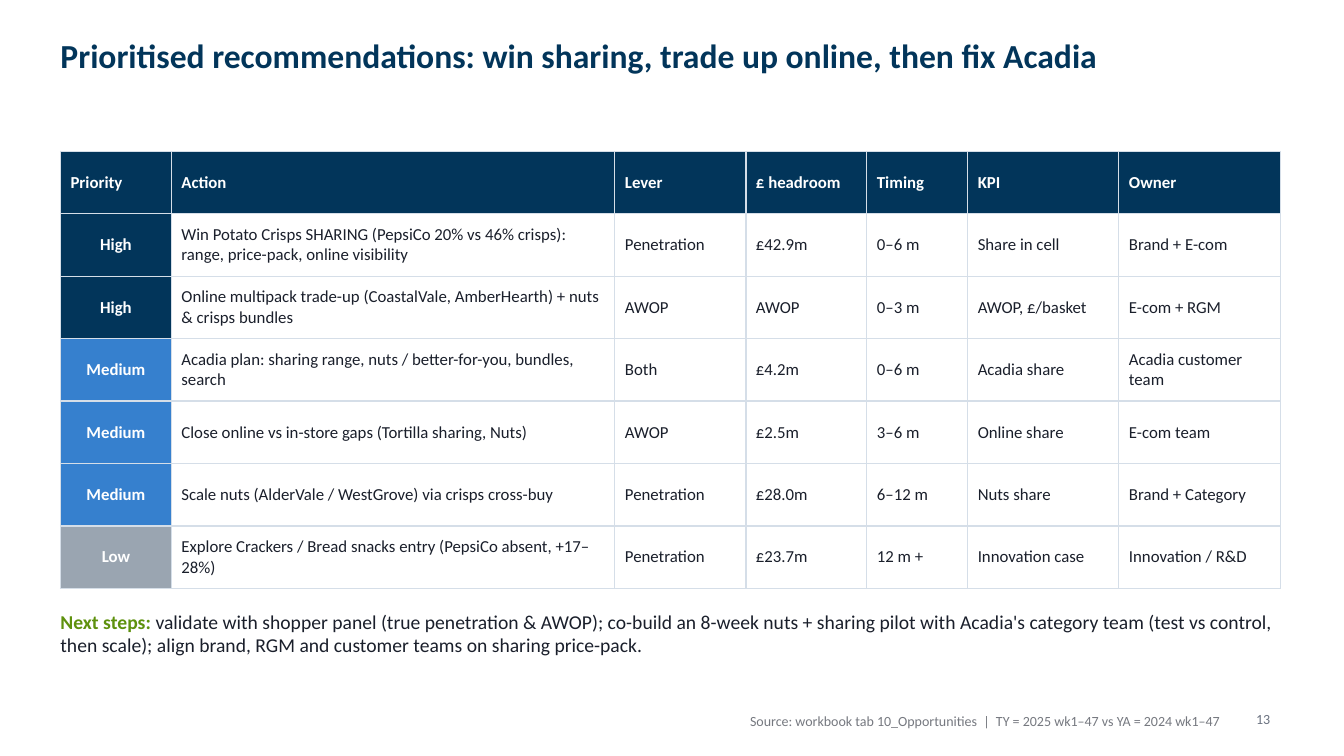
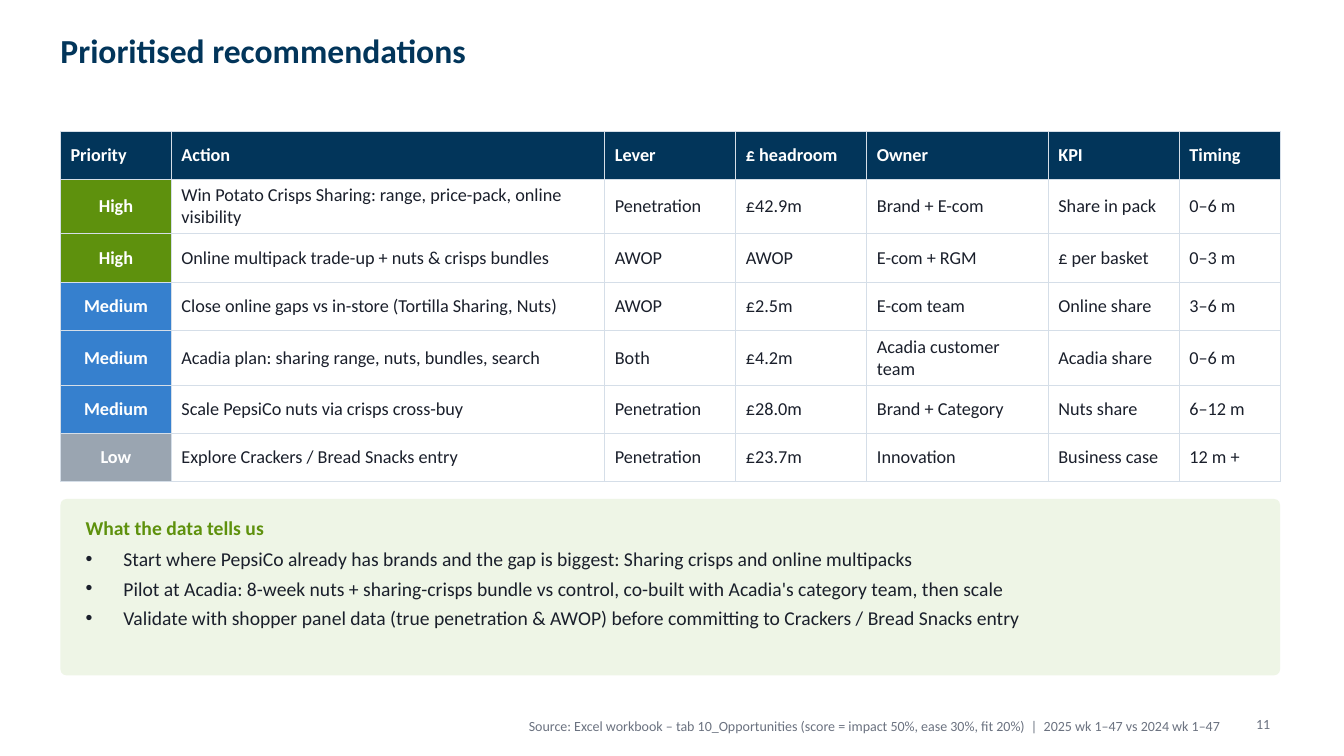
Before and after one commit to harshjunekumar/test-sample, a slide deck: slide 11 of case_study/PepsiCo_Savoury_Case_Study_Deck.pptx (slide 13 before the commit). Drawn at 1344x756 pixels with LibreOffice and Linux fonts; fonts in the diff are those of the drawing. Boxes give left, top, right and bottom in pixels: in the first picture for what was removed or moved away, otherwise in the second. Text is boxed around its words. In the diff, an @@ line names an element or a change of style, - is before the commit and + after.

```diff
--- a/case_study/PepsiCo_Savoury_Case_Study_Deck.pptx
+++ b/case_study/PepsiCo_Savoury_Case_Study_Deck.pptx
@@ title at (x1=60, y1=39, x2=465, y2=64): text changed @@
-Prioritised recommendations: win sharing, trade up online, then fix Acadia
+Prioritised recommendations
@@ table at (x1=60, y1=131, x2=1280, y2=470) @@
-row 1, column 5: Timing
+row 1, column 5: Owner
-row 1, column 7: Owner
+row 1, column 7: Timing
-row 2: High | Win Potato Crisps SHARING (PepsiCo 20% vs 46% crisps): range, price-pack, online visibility | Penetration | £42.9m | 0–6 m | Share in cell | Brand + E-com
+row 2: High | Win Potato Crisps Sharing: range, price-pack, online visibility | Penetration | £42.9m | Brand + E-com | Share in pack | 0–6 m
-row 3: High | Online multipack trade-up (CoastalVale, AmberHearth) + nuts & crisps bundles | AWOP | AWOP | 0–3 m | AWOP, £/basket | E-com + RGM
+row 3: High | Online multipack trade-up + nuts & crisps bundles | AWOP | AWOP | E-com + RGM | £ per basket | 0–3 m
-row 4: Medium | Acadia plan: sharing range, nuts / better-for-you, bundles, search | Both | £4.2m | 0–6 m | Acadia share | Acadia customer team
+row 4: Medium | Close online gaps vs in-store (Tortilla Sharing, Nuts) | AWOP | £2.5m | E-com team | Online share | 3–6 m
-row 5: Medium | Close online vs in-store gaps (Tortilla sharing, Nuts) | AWOP | £2.5m | 3–6 m | Online share | E-com team
+row 5: Medium | Acadia plan: sharing range, nuts, bundles, search | Both | £4.2m | Acadia customer team | Acadia share | 0–6 m
-row 6: Medium | Scale nuts (AlderVale / WestGrove) via crisps cross-buy | Penetration | £28.0m | 6–12 m | Nuts share | Brand + Category
+row 6: Medium | Scale PepsiCo nuts via crisps cross-buy | Penetration | £28.0m | Brand + Category | Nuts share | 6–12 m
-row 7: Low | Explore Crackers / Bread snacks entry (PepsiCo absent, +17–28%) | Penetration | £23.7m | 12 m + | Innovation case | Innovation / R&D
+row 7: Low | Explore Crackers / Bread Snacks entry | Penetration | £23.7m | Innovation | Business case | 12 m +
@@ fill #02355A to #5E910D in 2 cells @@
@@ size 12 to 13 pt in "Priority", "Action", "Lever", "£ headroom" and 16 more places @@
@@ borders changed @@
@@ table resized from (x1=60, y1=151, x2=1280, y2=579) to (x1=60, y1=131, x2=1280, y2=470) @@
@@ rounded rectangle added at (x1=60, y1=499, x2=1280, y2=676), fill #EEF5E6 @@
@@ text added at (x1=86, y1=521, x2=263, y2=535), 14 pt, text #5E910D, bold @@
+What the data tells us
@@ text added at (x1=123, y1=552, x2=1019, y2=629), 14 pt, text #1A1F2B @@
+• Start where PepsiCo already has brands and the gap is biggest: Sharing crisps and online multipacks
+• Pilot at Acadia: 8-week nuts + sharing-crisps bundle vs control, co-built with Acadia's category team, then scale
+• Validate with shopper panel data (true penetration & AWOP) before committing to Crackers / Bread Snacks entry
@@ text removed at (x1=60, y1=615, x2=1271, y2=656) @@
-Next steps: validate with shopper panel (true penetration & AWOP); co-build an 8-week nuts + sharing pilot with Acadia's category team (test vs control, then scale); align brand, RGM and customer teams on sharing price-pack.
@@ page number removed at (x1=1256, y1=715, x2=1270, y2=724) @@
-13
@@ text at (x1=529, y1=721, x2=1220, y2=733): text changed; text colour #1A1F2B at 60% opacity to #6B7280 @@
-Source: workbook tab 10_Opportunities | TY = 2025 wk1–47 vs YA = 2024 wk1–47
+Source: Excel workbook – tab 10_Opportunities (score = impact 50%, ease 30%, fit 20%) | 2025 wk 1–47 vs 2024 wk 1–47
@@ page number added at (x1=1256, y1=720, x2=1270, y2=729), 10 pt, text #6B7280 @@
+11
```
Also in this commit, not shown: 5 other slides changed, 5 slides added, 8 slides removed, 1 other file.
